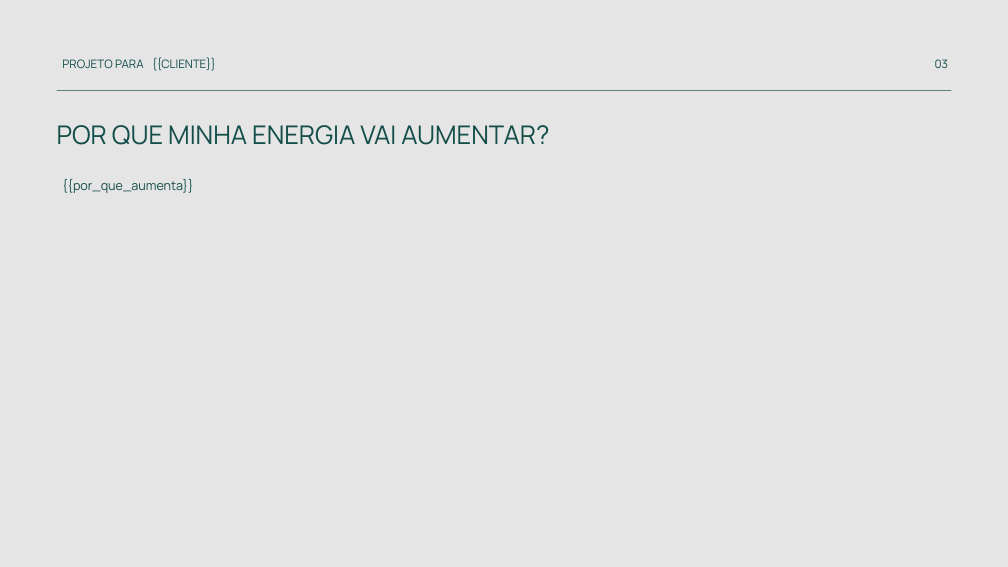
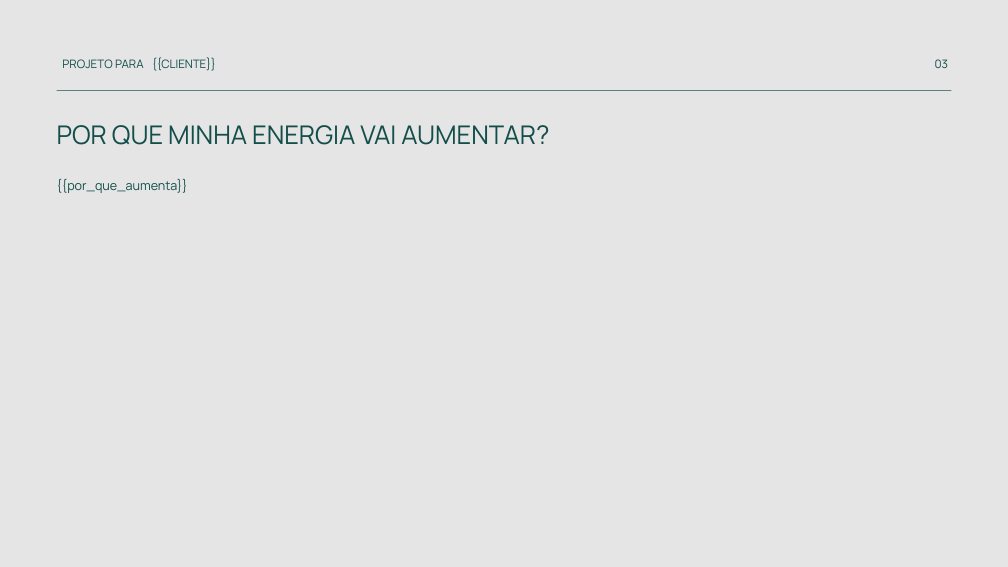
Before and after one commit to Jhtonel/proposta_solar, a slide deck: slide 3 of templates/modelo.pptx. Drawn at 1008x567 pixels with LibreOffice and Linux fonts; fonts in the diff are those of the drawing. Boxes give left, top, right and bottom in pixels: in the first picture for what was removed or moved away, otherwise in the second. Text is boxed around its words. In the diff, an @@ line names an element or a change of style, - is before the commit and + after.

```diff
--- a/templates/modelo.pptx
+++ b/templates/modelo.pptx
@@ text "{{por_que_aumenta}}" moved from (x1=62, y1=179, x2=193, y2=193) to (x1=57, y1=179, x2=188, y2=193) @@
```
Also in this commit, not shown: 1 other slide changed, 3 other files.
